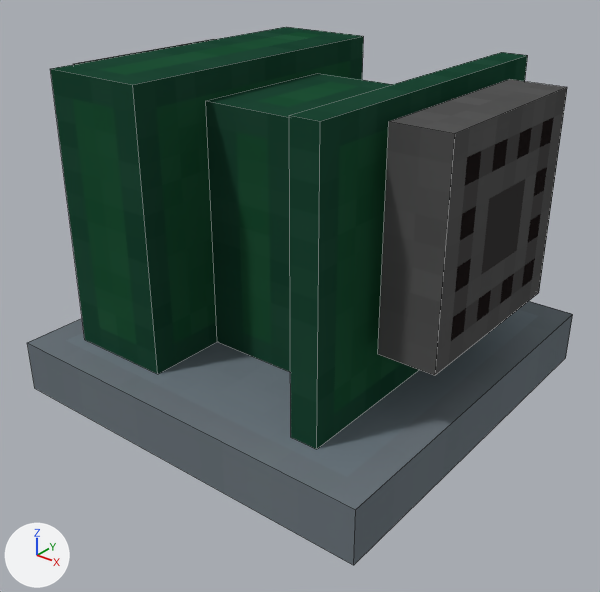
An edit to the Blender file resources/assets/taam/models/block/pump.blend, drawn before and after from the same camera.
The view is the same before and after, from a 50 mm lens placed at (1.594, -1.901, 1.071), pointed at (0.519, -0.558, 0.238). The axes (+X, +Y, +Z) are drawn at lower left. The lights are the same throughout. Mesh edges are drawn as thin lines.

Objects in the first picture: 'Baseplate', 'Pump'.
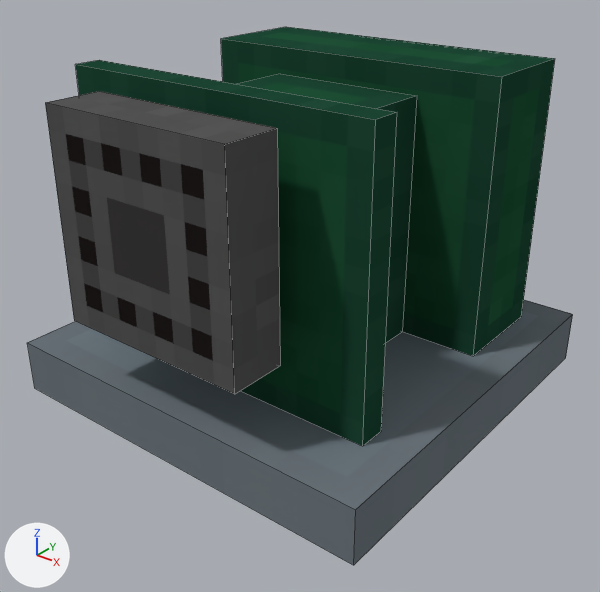
Commit message: Functional Pump

Boxes [x1, y1, x2, y2] around the edits, measured in the pictures (600 x 592 px; the box of a moved part takes in the faces that stretch with it):
'Pump', reshaped, turned: before [50, 27, 567, 449]; after [45, 27, 555, 446]
part 1 of me_pumdl, moved or reshaped: before [378, 79, 567, 376]; after [45, 91, 280, 394]
part 2 of me_pumdl, moved or reshaped: before [50, 27, 364, 374]; after [221, 27, 555, 356]
part 3 of me_pumdl, moved or reshaped: before [206, 73, 392, 372]; after [239, 74, 417, 343]
part 4 of me_pumdl, moved or reshaped: before [289, 52, 528, 449]; after [75, 60, 397, 446]
part 5 of me_pumdl, moved or reshaped (not visible afterwards): before [74, 39, 215, 64]

What the commit changed:
me_pumdl has 48 vertices, 30 faces and spans x -0.375..0.375, y -0.5..0.469, z -0.375..0.25.
me_pumdl is used by ob_pump; location (0.5, -0.5, 0.5); rotation (0.0, 0.0, 4.712), in degrees (0, 0, 270).
me_pumdl part 1: the loose piece of 8 vertices spanning x -0.225..0.225, y 0.344..0.469, z -0.225..0.225 is turned -180 degrees about the z axis through its middle, then moved by (0.0, -0.844, 0.0).
me_pumdl part 2: the loose piece of 8 vertices spanning x -0.375..0.375, y -0.375..-0.125, z -0.375..0.25 is turned -180 degrees about the z axis through the mesh origin.
me_pumdl part 3: the loose piece of 8 vertices spanning x -0.188..0.188, y -0.125..0.125, z -0.375..0.187 is turned -180 degrees about the z axis through its middle.
me_pumdl part 4: the loose piece of 8 vertices spanning x -0.375..0.375, y 0.25..0.312, z -0.375..0.25 is turned -180 degrees about the z axis through the mesh origin.
me_pumdl part 5: the loose piece of 8 vertices spanning x -0.225..0.225, y -0.5..-0.375, z -0.225..0.225 is turned -180 degrees about the z axis through the mesh origin.
Object 'Pump' (ob_pump) turns from (0, 0, 270) to (0, 0, 0) degrees about x, y and z.
